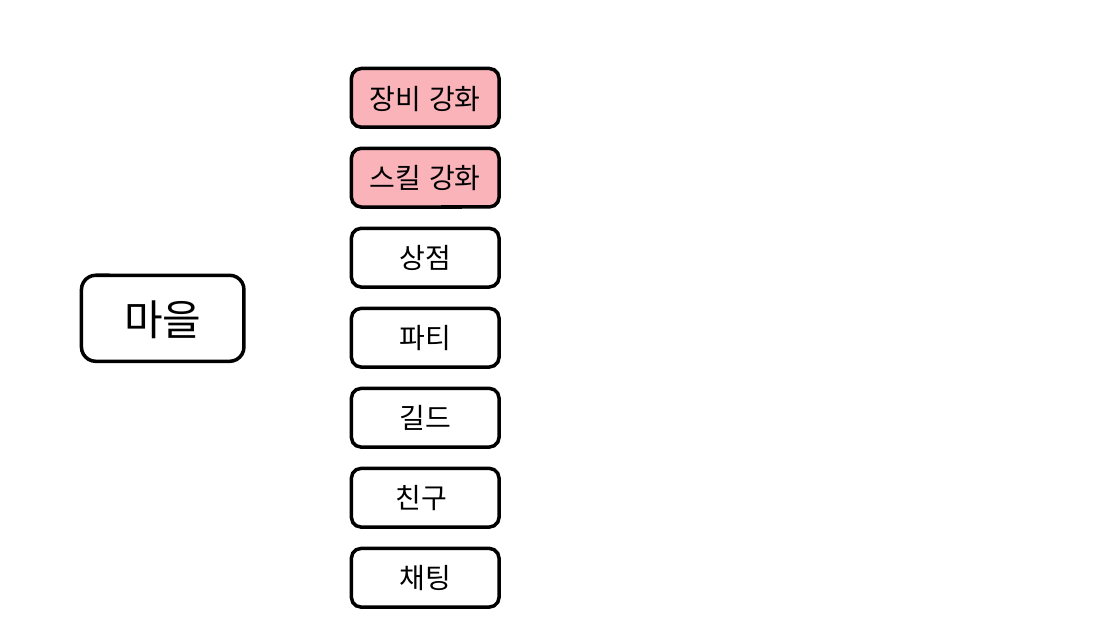
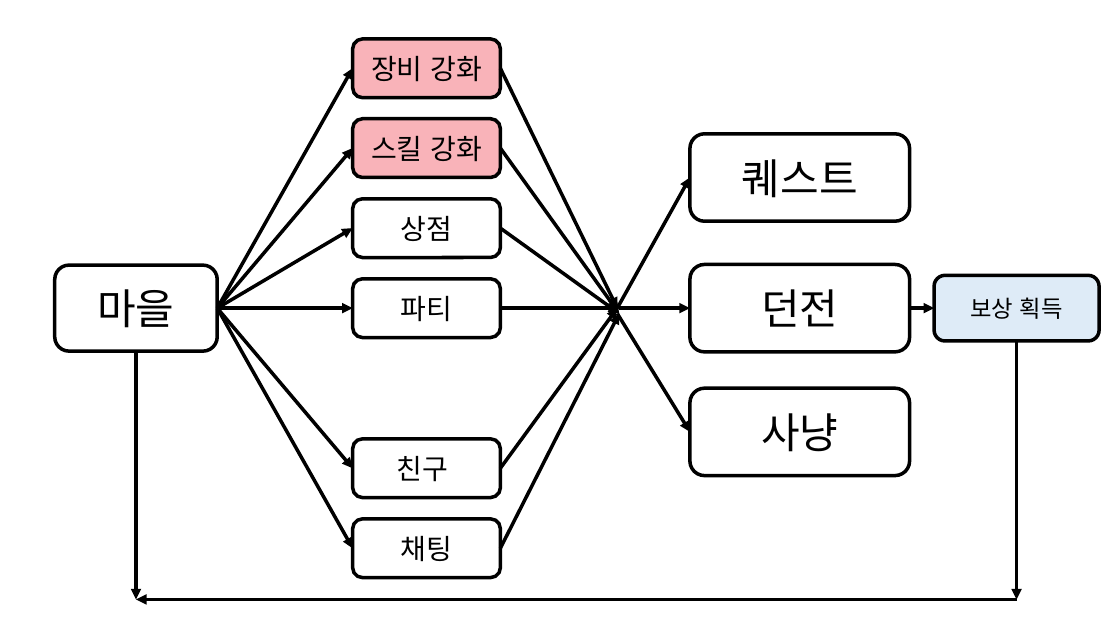
Before and after one commit to korleinster/gamebusdriver, a slide deck: slide 25 of documents/[13신창섭160802]졸업작품 제안서 1차수정.pptx (slide 22 before the commit). Drawn at 1120x630 pixels with LibreOffice and Linux fonts; fonts in the diff are those of the drawing. Boxes give left, top, right and bottom in pixels: in the first picture for what was removed or moved away, otherwise in the second. Text is boxed around its words. In the diff, an @@ line names an element or a change of style, - is before the commit and + after.

```diff
--- a/documents/[13신창섭160802]졸업작품 제안서 1차수정.pptx
+++ b/documents/[13신창섭160802]졸업작품 제안서 1차수정.pptx
@@ arrow added from (218, 308) to (353, 68), #000000 3 pt @@
@@ arrow added from (501, 68) to (618, 308), #000000 3 pt @@
@@ 6 rounded rectangles: place and size @@
-6 rounded rectangles at (351, 69, 499, 607)
+6 rounded rectangles at (353, 39, 501, 578)
@@ arrow added from (218, 308) to (353, 148), #000000 3 pt @@
@@ arrow added from (501, 148) to (619, 313), #000000 3 pt @@
@@ rounded rectangle added at (690, 134, 910, 221), outline #000000 3 pt, 36 pt, text #000000 @@
+퀘스트
@@ arrow added from (618, 308) to (690, 177), #000000 3 pt @@
@@ arrow added from (218, 308) to (353, 229), #000000 3 pt @@
@@ arrow added from (501, 229) to (619, 313), #000000 3 pt @@
@@ rounded rectangle "마을": place and size @@
-rounded rectangle "마을" at (82, 276, 244, 361)
+rounded rectangle "마을" at (55, 266, 217, 351)
@@ rounded rectangle added at (690, 265, 910, 352), outline #000000 3 pt, 36 pt, text #000000 @@
+던전
@@ rounded rectangle added at (934, 276, 1099, 341), fill #DEEBF7, outline #000000 3 pt, 20 pt, text #000000 @@
+보상 획득
@@ arrow added from (218, 308) to (353, 308), #000000 3 pt @@
@@ arrow added from (218, 308) to (353, 468), #000000 3 pt @@
@@ arrow added from (218, 308) to (353, 549), #000000 3 pt @@
@@ arrow added from (501, 308) to (619, 308), #000000 3 pt @@
@@ arrow added from (501, 468) to (618, 308), #000000 3 pt @@
@@ arrow added from (501, 549) to (619, 313), #000000 3 pt @@
@@ arrow added from (618, 313) to (690, 432), #000000 3 pt @@
@@ arrow added from (619, 308) to (690, 308), #000000 3 pt @@
@@ arrow added from (910, 308) to (934, 308), #000000 3 pt @@
@@ arrow added from (136, 351) to (136, 600), #000000 3 pt @@
@@ arrow added from (1017, 341) to (1017, 600), #000000 3 pt @@
@@ rounded rectangle removed at (351, 388, 499, 447) @@
-길드
@@ rounded rectangle added at (690, 388, 910, 476), outline #000000 3 pt, 36 pt, text #000000 @@
+사냥
@@ arrow added from (1017, 600) to (136, 600), #000000 3 pt @@
```
Also in this commit, not shown: 4 other slides changed, 3 slides added, 21 other files.
